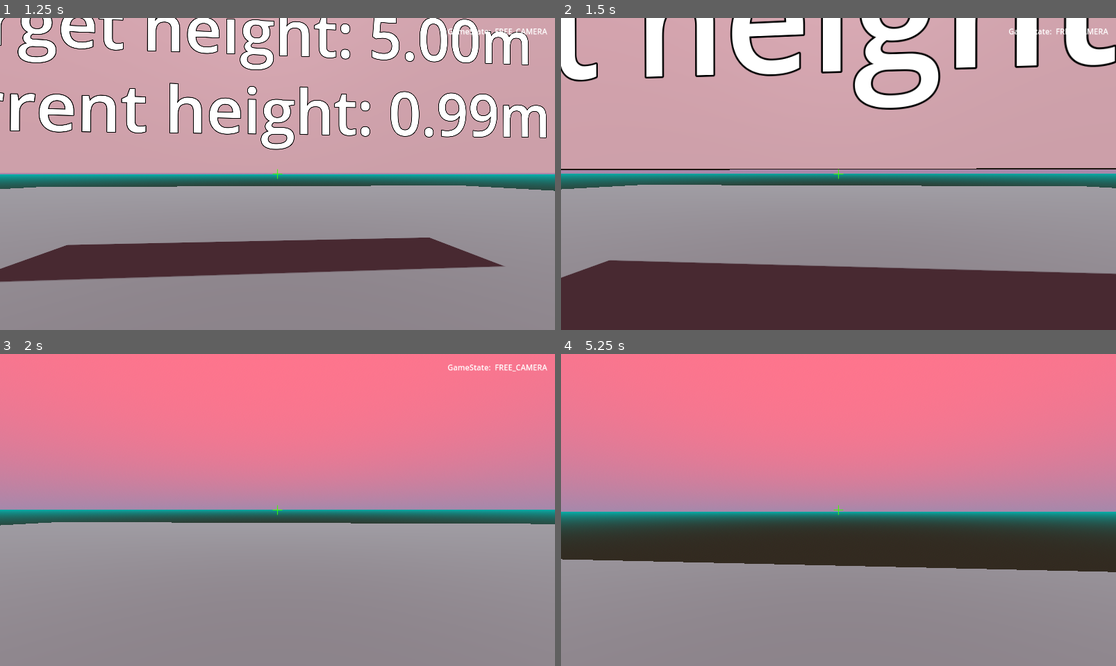
Above: before the commit, frames 1-4 (two rows, left to right).
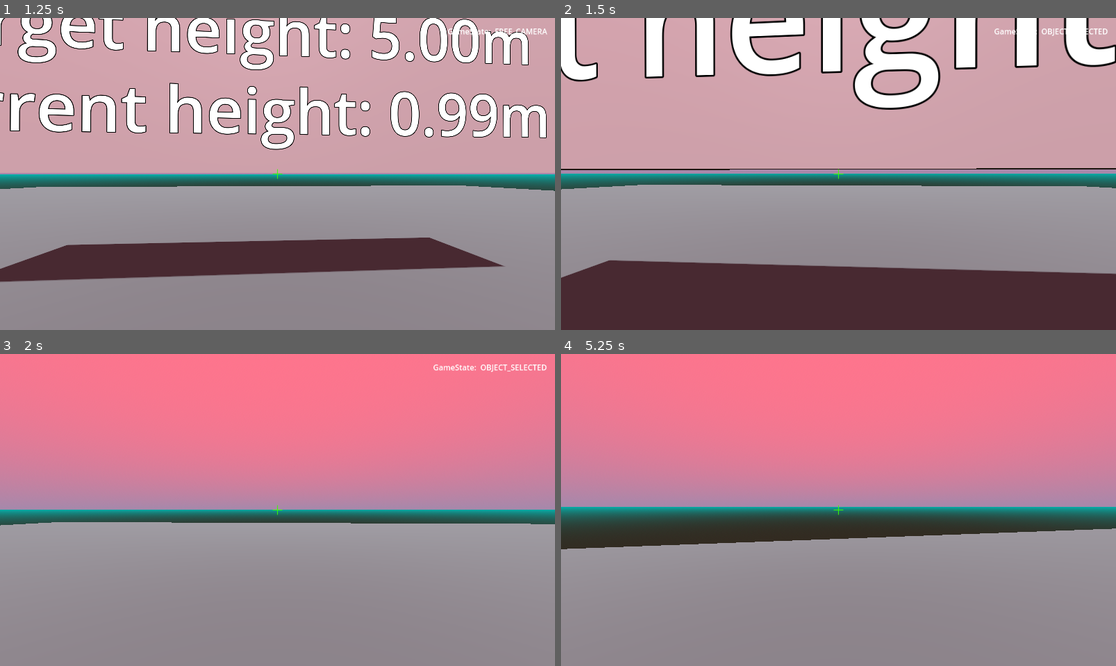
Above: after the commit, the same moments.

Repository: tehelka-gamedev/gmtk-2024
Game: Godot game, scene res://main/main.tscn
The game is run twice, just before and just after one commit, with the same random seed, the same clock (stepped at 60 frames per second) and the same inputs.
Inputs (mouse positions are in pixels of both pictures, inside the frame that each line leads up to):
- Up to frame 1 (1.25 s): tap Enter at 0.5 s; move the mouse to (305, 174) at 0.52 s; hold W (move_forward) from 0.53 s (still down); hold Right mouse button (allow_object_rotation) from 0.53 s (still down); click (305, 174) at 0.8 s
- Up to frame 2 (1.5 s): keep holding W (move_forward); move the mouse to (810, 174) at 1.27 s; release Right mouse button (allow_object_rotation) at 1.28 s; click (810, 174) at 1.35 s
- Up to frame 3 (2 s): keep holding W (move_forward); tap Mouse wheel down (scale_down, bound only after the commit) at 1.55 s
- Up to frame 4 (5.25 s): move the mouse to (849, 503) at 2.02 s; tap Mouse wheel down (scale_down, bound only after the commit) at 2.1, 4.55, 5.1 s; click (849, 503) at 2.17 s; tap Mouse wheel up (scale_up, bound only after the commit) at 2.3, 2.85 s; tap Space at 2.75 s; move the mouse to (832, 516) at 2.77 s; click (832, 516) at 2.92 s; right-click (832, 516) at 3.05 s; move the mouse to (877, 513) at 3.52 s; hold Right mouse button (allow_object_rotation) 3.53-4.28 s; click (877, 513) at 3.8 s; tap H (debug_menu) at 4.15 s; move the mouse to (794, 506) at 4.27 s; click (794, 506) at 4.35 s; tap Escape (ui_cancel) at 4.9 s; move the mouse to (866, 510) at 5.02 s; release W (move_forward) at 5.03 s; hold S (move_backward) from 5.03 s (still down); click (866, 510) at 5.17 s

Frame 1 is identical in both runs. In frame 2, 0.1% of the frame differs, in the area x 78-99%, y 3-6%; in frame 3, 0.3%; in frame 4, 13%, in the area x 0-100%, y 48-70%.
Error after the commit: Assertion failed: Trying to unselect an object but none is selected, something is wrong! (res://main/main.gd:50)

Commit message:
Refactor un peu les inputs event

Diff:
--- a/godot/camera/player_camera.gd
+++ b/godot/camera/player_camera.gd
@@ -1,22 +1,16 @@
 class_name PlayerCamera
 extends Node3D
-
-signal object_clicked(obj:GameObject)
 
 const CAMERA_X_ROT_MIN: float = deg_to_rad(-89.9)
 const CAMERA_X_ROT_MAX: float = deg_to_rad(70)
 
 @export var translation_speed: float = 10.0
 @export var rotation_speed: float = 0.001
-@export_flags_3d_physics var object_3d_physics_layer
+@export_flags_3d_physics var object_3d_physics_layer: int
 
 @onready var _camera_rotation: Node3D = $CameraRotation
 @onready var _camera: Camera3D = $CameraRotation/Camera3D
 @onready var _remote_transform3D: RemoteTransform3D = $CameraRotation/RemoteTransform3D
-
-
-func _ready() -> void:
-	Input.set_mouse_mode(Input.MOUSE_MODE_CAPTURED)
 
 
 func _process(delta: float) -> void:
@@ -47,43 +41,12 @@
 
 
 func _unhandled_input(event: InputEvent) -> void:
-		# Handle focus/unfocus with escape / click on the viewport
-	if event.is_action_pressed("ui_cancel"):
-		if GameState.current_game_state == Enum.GameState.FREE_CAMERA:
-			Input.mouse_mode = Input.MOUSE_MODE_VISIBLE
-			get_viewport().set_input_as_handled()
-		elif GameState.current_game_state == Enum.GameState.OBJECT_SELECTED:
-			pass
-	elif (
-			event is InputEventMouseButton
-			and (event as InputEventMouseButton).button_index == MOUSE_BUTTON_LEFT
-			and (event as InputEventMouseButton).pressed
-	):
-		if Input.mouse_mode == Input.MOUSE_MODE_VISIBLE:
-			Input.mouse_mode = Input.MOUSE_MODE_CAPTURED
-			get_viewport().set_input_as_handled()
-		elif GameState.current_game_state == Enum.GameState.FREE_CAMERA:
-			var obj := _get_object_under_mouse(event.position)
-			if obj and obj is GameObject:
-				obj = obj as GameObject
-				object_clicked.emit(obj)
-				get_viewport().set_input_as_handled()
-
 	# If no focus on the window, ignore
 	if Input.mouse_mode != Input.MOUSE_MODE_CAPTURED:
 		return
 
-	# Can rotate only if in free camera or in object selected
-	var can_rotate: bool = (GameState.current_game_state == Enum.GameState.FREE_CAMERA
-		or GameState.current_game_state == Enum.GameState.OBJECT_SELECTED)
-
-	if not can_rotate:
+	if GameState.current_game_state == Enum.GameState.ROTATING_OBJECT:
 		return
-
-	if event is InputEventMouseButton:
-		var mouse_event := event as InputEventMouseButton
-		if mouse_event.button_index == MOUSE_BUTTON_RIGHT and not mouse_event.pressed:
-			return
 
 	var window: Window = get_viewport() as Window
 	var scale_factor: float = min(
@@ -114,16 +77,16 @@
 	_camera_rotation.rotation.x = clamp(_camera_rotation.rotation.x - move.y, CAMERA_X_ROT_MIN, CAMERA_X_ROT_MAX)
 
 
-func _get_object_under_mouse(mouse_position:Vector2) -> Node3D:
-		var world_space := get_world_3d().direct_space_state
+func get_object_under_mouse(mouse_position: Vector2) -> GameObject:
+	var world_space := get_world_3d().direct_space_state
 
-		var params := PhysicsRayQueryParameters3D.new()
-		params.from = _camera.project_ray_origin(mouse_position)
-		params.to = _camera.project_position(mouse_position, _camera.far)
-		params.exclude = []
-		params.collision_mask = object_3d_physics_layer
+	var params := PhysicsRayQueryParameters3D.new()
+	params.from = _camera.project_ray_origin(mouse_position)
+	params.to = _camera.project_position(mouse_position, _camera.far)
+	params.exclude = []
+	params.collision_mask = object_3d_physics_layer
 
-		var result:Dictionary = world_space.intersect_ray(params)
-		if result:
-			return result["collider"]
-		return null
+	var result:Dictionary = world_space.intersect_ray(params)
+	if result and result["collider"] is GameObject:
+		return result["collider"]
+	return null
--- a/godot/debug/debug_window.gd
+++ b/godot/debug/debug_window.gd
@@ -2,16 +2,16 @@
 
 @onready var game_state_value:Label = $VBoxContainer/HBoxContainer/GSValue
 
-# Called when the node enters the scene tree for the first time.
+
 func _ready() -> void:
 	GameState.game_state_changed.connect(_on_game_state_changed)
-
 	_on_game_state_changed(GameState.current_game_state)
 
-# Called every frame. 'delta' is the elapsed time since the previous frame.
+
 func _process(delta: float) -> void:
 	if Input.is_action_just_pressed("debug_menu"):
 		visible = not visible
 
+
 func _on_game_state_changed(new_game_state:Enum.GameState) -> void:
 	game_state_value.text = Enum.GameState.keys()[new_game_state]
--- a/godot/game_object/game_object.gd
+++ b/godot/game_object/game_object.gd
@@ -2,7 +2,8 @@
 extends RigidBody3D
 
 
-@export var mouse_sensitivity:float = 0.05
+@export var scale_sentitivity: float = 1.01
+@export var mouse_sensitivity: float = 0.05
 @export_color_no_alpha var valid_color: Color = Color.GREEN
 @export_color_no_alpha var invalid_color: Color = Color.RED
 
@@ -24,13 +25,14 @@
 
 
 func _unhandled_input(event: InputEvent) -> void:
-	if not selected:
+	if not selected or Input.mouse_mode != Input.MOUSE_MODE_CAPTURED:
 		return
 
-	if (Input.is_action_pressed("allow_object_rotation")
-		and event is InputEventMouseMotion
-		and Input.get_mouse_mode() == Input.MOUSE_MODE_CAPTURED
-	):
+	if event.is_action("scale_up"):
+		scale *= scale_sentitivity
+	elif event.is_action("scale_down"):
+		scale /= scale_sentitivity
+	elif GameState.current_game_state == Enum.GameState.ROTATING_OBJECT and event is InputEventMouseMotion:
 		rotate_x(deg_to_rad(event.relative.y * mouse_sensitivity))
 		rotate_y(deg_to_rad(event.relative.x * mouse_sensitivity))
 
--- a/godot/main/main.gd
+++ b/godot/main/main.gd
@@ -14,27 +14,36 @@
 	@warning_ignore("return_value_discarded")
 	_height_detector.max_height_changed.connect(_on_max_height_changed)
 	_billboard.set_target_height(target_height)
-	_player_camera.object_clicked.connect(_on_object_clicked)
+	Input.set_mouse_mode(Input.MOUSE_MODE_CAPTURED)
 
 
-func _input(event: InputEvent) -> void:
-	if event is InputEventMouseButton:
-		var mouse_event := event as InputEventMouseButton
-		if mouse_event.button_index == MOUSE_BUTTON_LEFT and mouse_event.pressed:
-			if current_selected_object != null and current_selected_object.is_not_colliding():
-				_unselect_current_object()
+func _unhandled_input(event: InputEvent) -> void:
+	# Handle focus/unfocus with escape / click on the viewport
+	if event.is_action_pressed("ui_cancel"):
+		if GameState.current_game_state == Enum.GameState.FREE_CAMERA:
+			Input.mouse_mode = Input.MOUSE_MODE_VISIBLE
+		elif GameState.current_game_state == Enum.GameState.OBJECT_SELECTED:
+			_unselect_current_object()
+		get_viewport().set_input_as_handled()
+	elif event.is_action_pressed("select_object"):
+		if Input.mouse_mode == Input.MOUSE_MODE_VISIBLE:
+			Input.mouse_mode = Input.MOUSE_MODE_CAPTURED
+			get_viewport().set_input_as_handled()
+		elif GameState.current_game_state == Enum.GameState.FREE_CAMERA:
+			var object: GameObject = _player_camera.get_object_under_mouse(event.position)
+			if object :
+				select(object)
 				get_viewport().set_input_as_handled()
-
-	if event.is_action_pressed("ui_cancel"):
-		if current_selected_object != null:
+		elif current_selected_object != null and current_selected_object.is_not_colliding():
 			_unselect_current_object()
-
-	if GameState.current_game_state == Enum.GameState.OBJECT_SELECTED:
-		if Input.is_action_pressed("allow_object_rotation"):
-			GameState.current_game_state = Enum.GameState.ROTATING_OBJECT
-	elif GameState.current_game_state == Enum.GameState.ROTATING_OBJECT:
-		if not Input.is_action_pressed("allow_object_rotation"):
-			GameState.current_game_state = Enum.GameState.OBJECT_SELECTED
+			get_viewport().set_input_as_handled()
+	elif (
+		event.is_action_pressed("allow_object_rotation")
+		and GameState.current_game_state == Enum.GameState.OBJECT_SELECTED
+	):
+		GameState.current_game_state = Enum.GameState.ROTATING_OBJECT
+	elif event.is_action_released("allow_object_rotation"):
+		GameState.current_game_state = Enum.GameState.OBJECT_SELECTED
 
 
 func _unselect_current_object() -> void:
@@ -52,7 +61,7 @@
 		_hud.show_win()
 
 
-func _on_object_clicked(object: GameObject) -> void:
+func select(object: GameObject) -> void:
 	if GameState.current_game_state == Enum.GameState.FREE_CAMERA:
 		GameState.current_game_state = Enum.GameState.OBJECT_SELECTED
 		object.selected = true
--- a/godot/project.godot
+++ b/godot/project.godot
@@ -59,12 +59,12 @@
 }
 zoom_in={
 "deadzone": 0.5,
-"events": [Object(InputEventMouseButton,"resource_local_to_scene":false,"resource_name":"","device":-1,"window_id":0,"alt_pressed":false,"shift_pressed":false,"ctrl_pressed":false,"meta_pressed":false,"button_mask":0,"position":Vector2(0, 0),"global_position":Vector2(0, 0),"factor":1.0,"button_index":4,"canceled":false,"pressed":false,"double_click":false,"script":null)
+"events": [Object(InputEventKey,"resource_local_to_scene":false,"resource_name":"","device":-1,"window_id":0,"alt_pressed":false,"shift_pressed":false,"ctrl_pressed":false,"meta_pressed":false,"pressed":false,"keycode":0,"physical_keycode":82,"key_label":0,"unicode":114,"location":0,"echo":false,"script":null)
 ]
 }
 zoom_out={
 "deadzone": 0.5,
-"events": [Object(InputEventMouseButton,"resource_local_to_scene":false,"resource_name":"","device":-1,"window_id":0,"alt_pressed":false,"shift_pressed":false,"ctrl_pressed":false,"meta_pressed":false,"button_mask":0,"position":Vector2(0, 0),"global_position":Vector2(0, 0),"factor":1.0,"button_index":5,"canceled":false,"pressed":false,"double_click":false,"script":null)
+"events": [Object(InputEventKey,"resource_local_to_scene":false,"resource_name":"","device":-1,"window_id":0,"alt_pressed":false,"shift_pressed":false,"ctrl_pressed":false,"meta_pressed":false,"pressed":false,"keycode":0,"physical_keycode":70,"key_label":0,"unicode":102,"location":0,"echo":false,"script":null)
 ]
 }
 select_object={
@@ -87,6 +87,16 @@
 "events": [Object(InputEventMouseButton,"resource_local_to_scene":false,"resource_name":"","device":-1,"window_id":0,"a …(258 unchanged characters)…
 ]
 }
+scale_up={
+"deadzone": 0.5,
+"events": [Object(InputEventMouseButton,"resource_local_to_scene":false,"resource_name":"","device":-1,"window_id":0,"alt_pressed":false,"shift_pressed":false,"ctrl_pressed":false,"meta_pressed":false,"button_mask":0,"position":Vector2(0, 0),"global_position":Vector2(0, 0),"factor":1.0,"button_index":4,"canceled":false,"pressed":false,"double_click":false,"script":null)
+]
+}
+scale_down={
+"deadzone": 0.5,
+"events": [Object(InputEventMouseButton,"resource_local_to_scene":false,"resource_name":"","device":-1,"window_id":0,"alt_pressed":false,"shift_pressed":false,"ctrl_pressed":false,"meta_pressed":false,"button_mask":0,"position":Vector2(0, 0),"global_position":Vector2(0, 0),"factor":1.0,"button_index":5,"canceled":false,"pressed":false,"double_click":false,"script":null)
+]
+}
 
 [layer_names]
 
Not shown, changed: godot/todo.md
